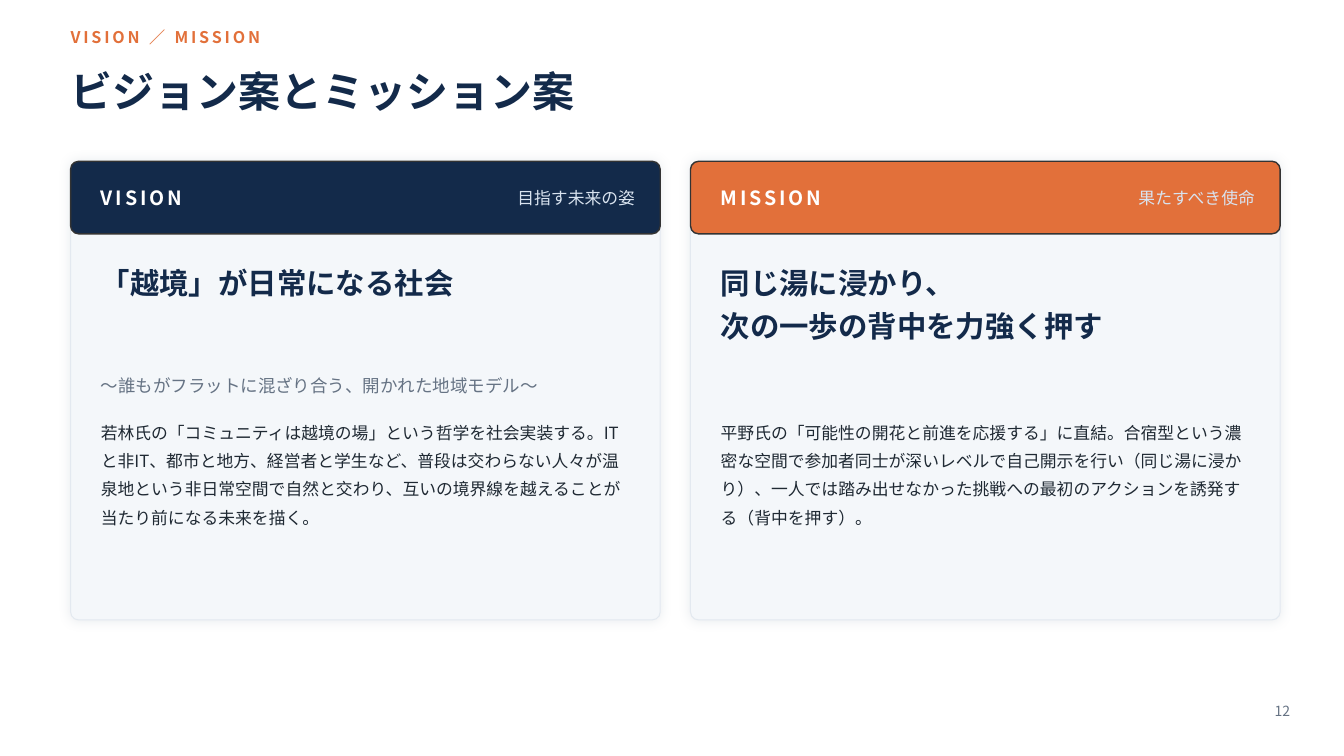
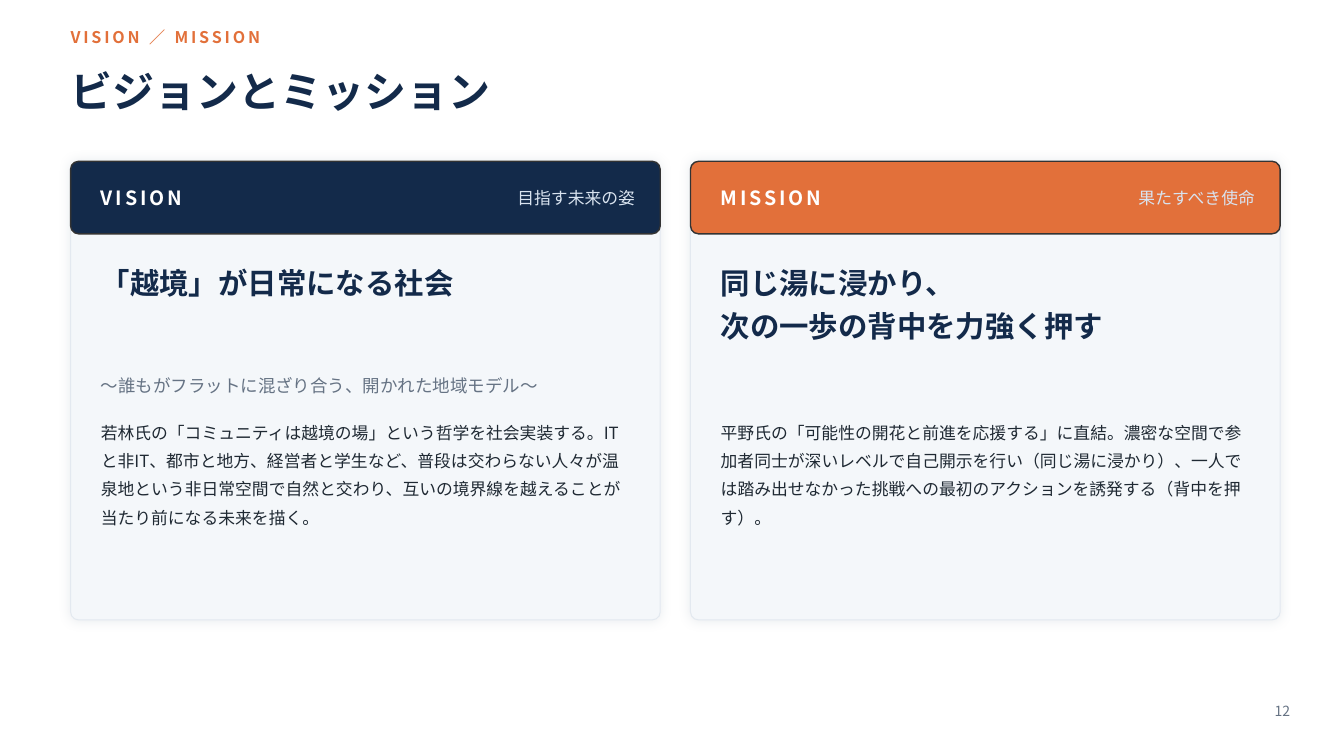
Before and after one commit to RyoWakabayashi/cls-beppu, a slide deck: slide 12 of docs/meetings/20260816/CLS別府第2回企画立案.pptx. Drawn at 1344x756 pixels with LibreOffice and Linux fonts; fonts in the diff are those of the drawing. Boxes give left, top, right and bottom in pixels: in the first picture for what was removed or moved away, otherwise in the second. Text is boxed around its words. In the diff, an @@ line names an element or a change of style, - is before the commit and + after.

```diff
--- a/docs/meetings/20260816/CLS別府第2回企画立案.pptx
+++ b/docs/meetings/20260816/CLS別府第2回企画立案.pptx
@@ text at (71, 71, 491, 111): text changed @@
-ビジョン案とミッション案
+ビジョンとミッション
@@ text at (721, 425, 1242, 526): text changed @@
-平野氏の「可能性の開花と前進を応援する」に直結。合宿型という濃密な空間で参加者同士が深いレベルで自己開示を行い（同じ湯に浸かり）、一人では踏み出せなかった挑戦への最初のアクションを誘発する（背中を押す）。
+平野氏の「可能性の開花と前進を応援する」に直結。濃密な空間で参加者同士が深いレベルで自己開示を行い（同じ湯に浸かり）、一人では踏み出せなかった挑戦への最初のアクションを誘発する（背中を押す）。
```
Also in this commit, not shown: 11 other slides changed, 2 other files.
